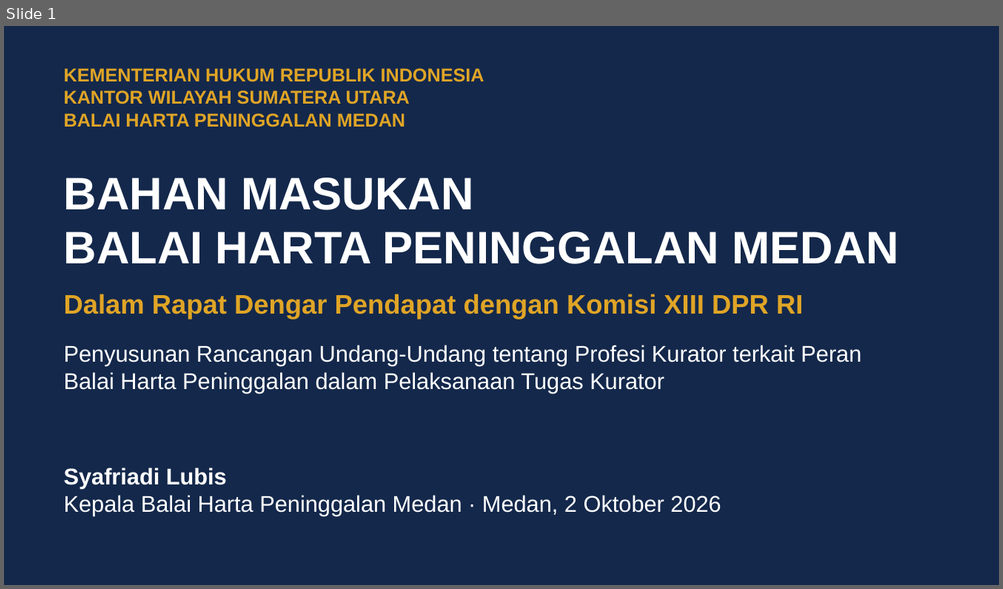
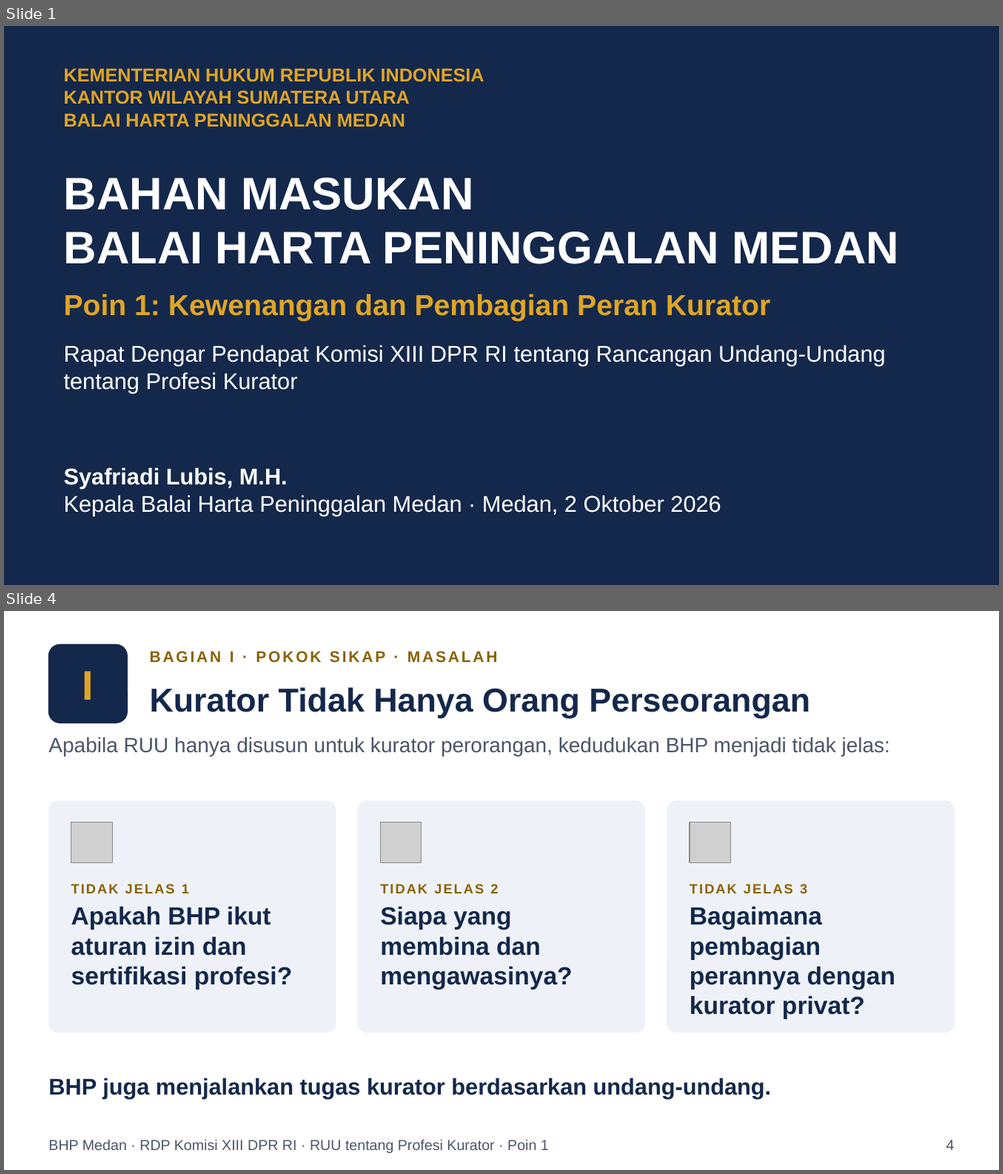
Before and after one commit to artheralawfirm-cloud/SAPAWALI, a slide deck: presentasi/Paparan_BHP_Medan_RUU_Profesi_Kurator.pptx. Shown one above the other, each under a label of ours: slide 1 before the commit, slides 1 and 4 after it; the slides between them are not shown. The pictures are 1003x589 and 1003x1174 pixels, drawn with LibreOffice and Linux fonts; fonts in the diff are those of the drawing; grey boxes stand for pictures. Boxes give left, top, right and bottom in pixels: in the first picture for what was removed or moved away, otherwise in the second. Text is boxed around its words. In the diff, an @@ line names an element or a change of style, - is before the commit and + after.

```diff
--- a/presentasi/Paparan_BHP_Medan_RUU_Profesi_Kurator.pptx
+++ b/presentasi/Paparan_BHP_Medan_RUU_Profesi_Kurator.pptx
@@ slide 4 added at [4,611,999,1170], background #FFFFFF @@
@@ rounded rectangle added at [48,644,127,723], fill #14284B, outline #14284B 1 pt @@
@@ text added at [150,651,498,663], 15 pt, text #8A6100, bold @@
+BAGIAN I · POKOK SIKAP · MASALAH
@@ text added at [82,671,94,700], 40 pt, text #E0A526, bold @@
+I
@@ text added at [150,687,810,718], 32 pt, text #14284B, bold @@
+Kurator Tidak Hanya Orang Perseorangan
@@ text added at [48,737,890,756], 20 pt, text #4A5568 @@
+Apabila RUU hanya disusun untuk kurator perorangan, kedudukan BHP menjadi tidak jelas:
@@ rounded rectangle added at [48,801,336,1033], fill #EEF2F8, outline #EEF2F8 1 pt @@
@@ rounded rectangle added at [358,801,644,1033], fill #EEF2F8, outline #EEF2F8 1 pt @@
@@ rounded rectangle added at [667,801,954,1033], fill #EEF2F8, outline #EEF2F8 1 pt @@
@@ picture added at [71,822,112,863] @@
@@ picture added at [380,822,421,863] @@
@@ picture added at [690,822,731,863] @@
@@ text added at [71,884,292,990], 24 pt, text #14284B, bold @@
+TIDAK JELAS 1
+Apakah BHP ikut aturan izin dan sertifikasi profesi?
@@ text added at [380,884,572,990], 24 pt, text #14284B, bold @@
+TIDAK JELAS 2
+Siapa yang membina dan mengawasinya?
@@ text added at [689,884,895,1019], 24 pt, text #14284B, bold @@
+TIDAK JELAS 3
+Bagaimana pembagian perannya dengan kurator privat?
@@ text added at [48,1078,771,1099], 22 pt, text #14284B, bold @@
+BHP juga menjalankan tugas kurator berdasarkan undang-undang.
@@ text added at [48,1140,549,1153], 14 pt, text #4A5568 @@
+BHP Medan · RDP Komisi XIII DPR RI · RUU tentang Profesi Kurator · Poin 1
@@ text added at [946,1140,954,1150], 14 pt, text #4A5568 @@
+4
@@ slide 1 changed as well @@
@@ text at [64,294,770,321]: text changed; size 26 to 28 pt @@
-Dalam Rapat Dengar Pendapat dengan Komisi XIII DPR RI
+Poin 1: Kewenangan dan Pembagian Peran Kurator
@@ text at [64,345,885,393]: text changed @@
-Penyusunan Rancangan Undang-Undang tentang Profesi Kurator terkait Peran Balai Harta Peninggalan dalam Pelaksanaan Tugas Kurator
+Rapat Dengar Pendapat Komisi XIII DPR RI tentang Rancangan Undang-Undang tentang Profesi Kurator
@@ text at [64,468,287,489]: text changed @@
-Syafriadi Lubis
+Syafriadi Lubis, M.H.
```
Also in this commit, not shown: 5 other slides changed, 19 other slides added, 47 slides removed, 11 other files.
